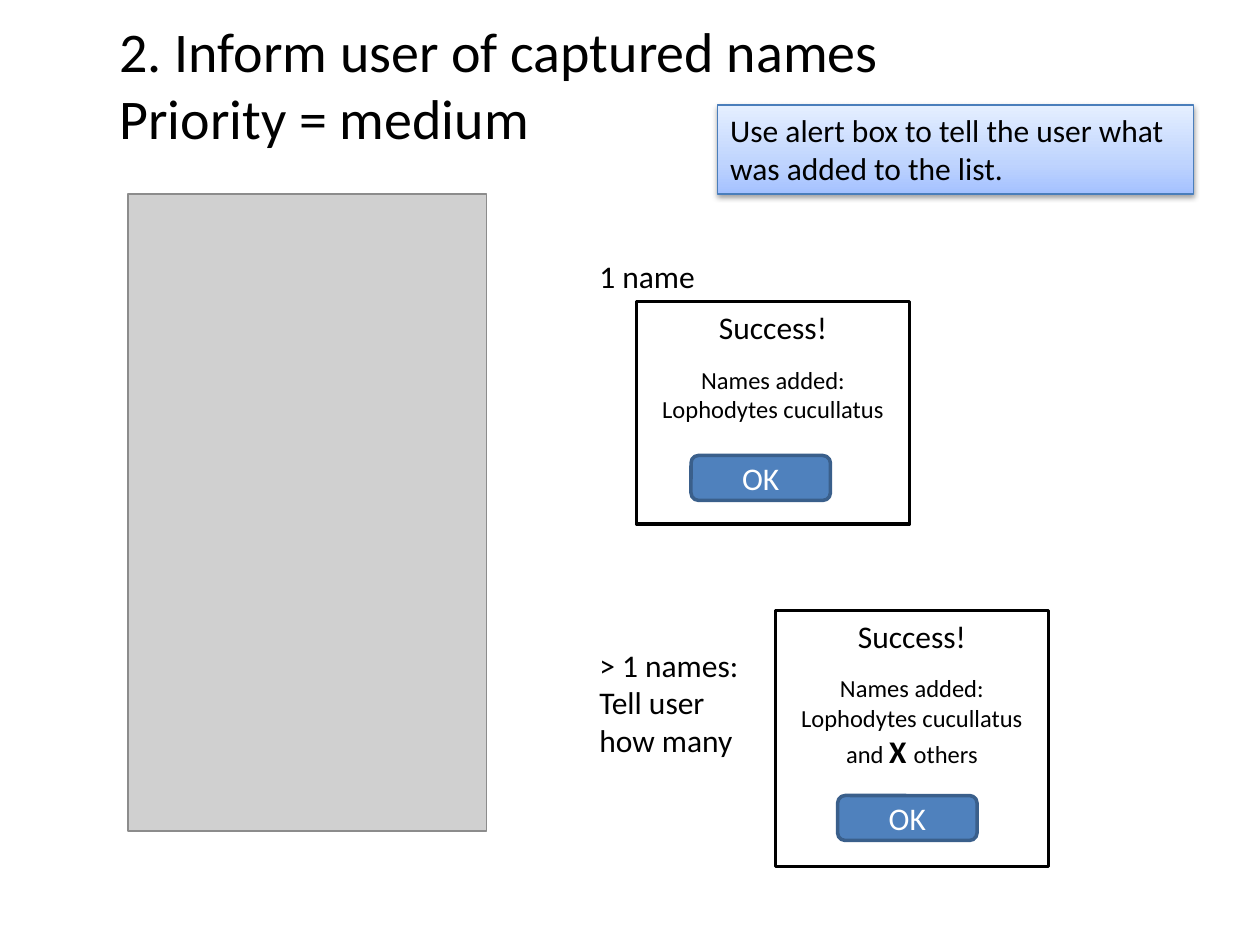
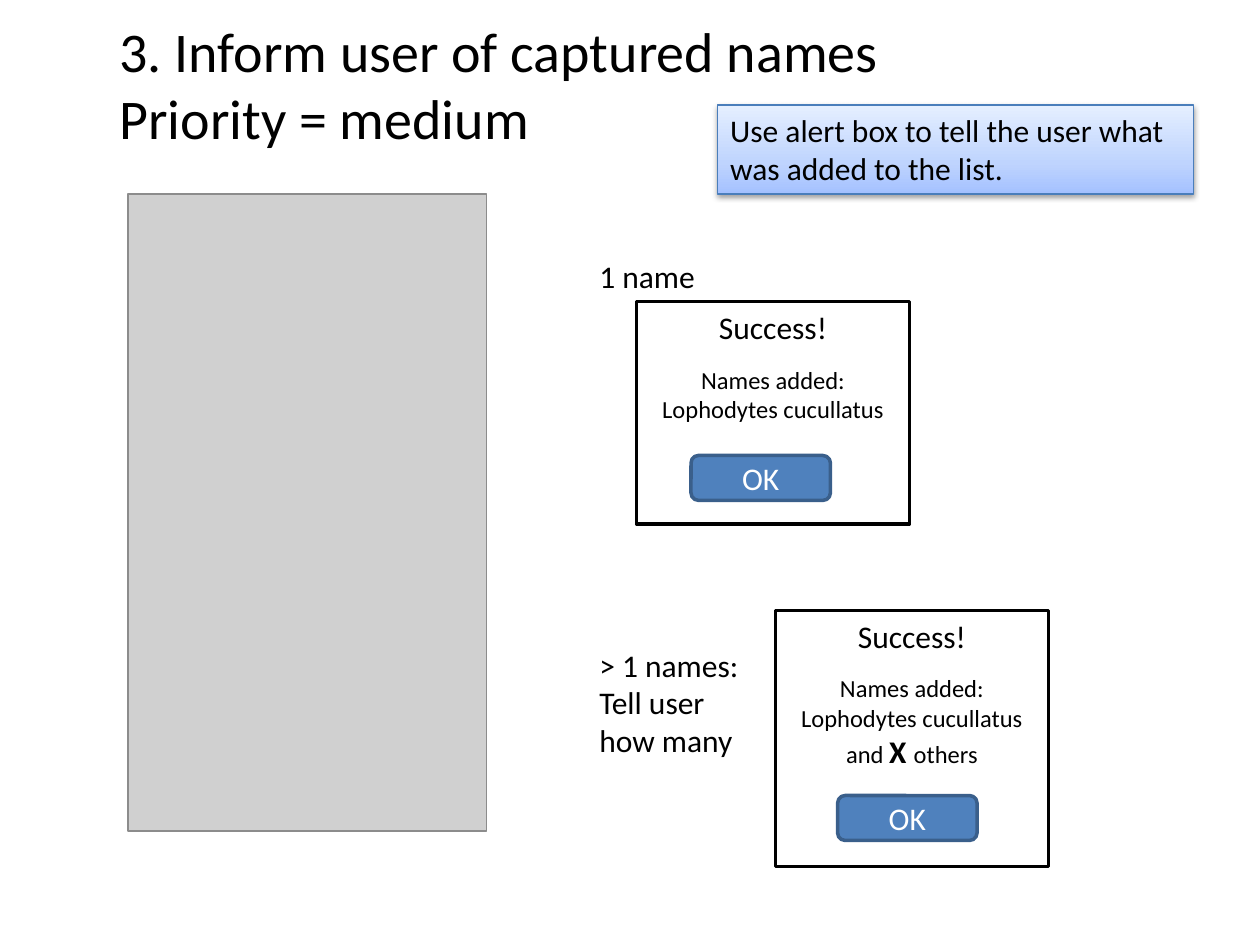
Before and after one commit to phylotastic/Pt_Mobile_Application, a slide deck: slide 5 of design/mobile_app_mvp_priorities.pptx (slide 4 before the commit). Drawn at 1260x945 pixels with LibreOffice and Linux fonts; fonts in the diff are those of the drawing; grey boxes stand for pictures. Boxes give left, top, right and bottom in pixels: in the first picture for what was removed or moved away, otherwise in the second. Text is boxed around its words. In the diff, an @@ line names an element or a change of style, - is before the commit and + after.

```diff
--- a/design/mobile_app_mvp_priorities.pptx
+++ b/design/mobile_app_mvp_priorities.pptx
@@ text at box(119, 33, 878, 81): text changed @@
-2. Inform user of captured names
+3. Inform user of captured names
```
Also in this commit, not shown: 3 other slides changed.
